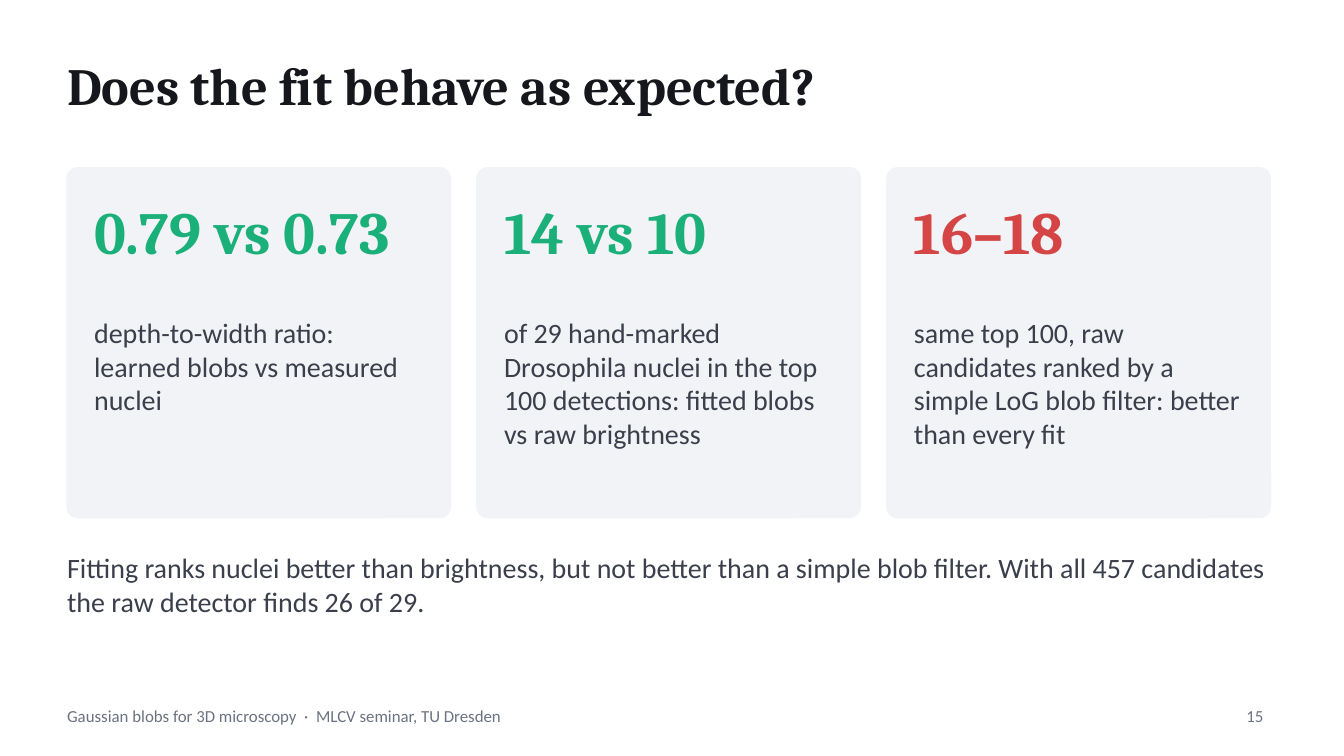
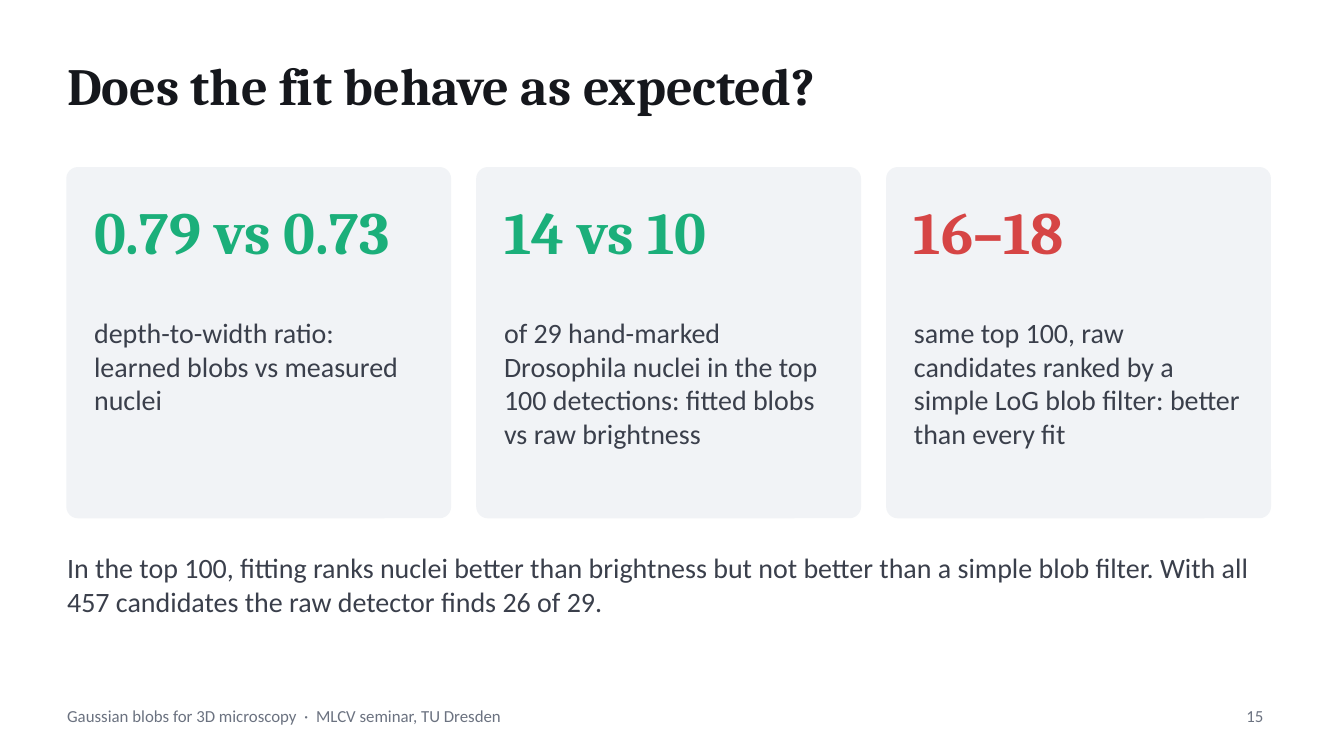
Before and after one commit to asadrizvi64/DeepLearning-Seminar-TeamProject, a slide deck: slide 15 of Gaussian_Blobs_Microscopy_v3.pptx. Drawn at 1344x756 pixels with LibreOffice and Linux fonts; fonts in the diff are those of the drawing. Boxes give left, top, right and bottom in pixels: in the first picture for what was removed or moved away, otherwise in the second. Text is boxed around its words. In the diff, an @@ line names an element or a change of style, - is before the commit and + after.

```diff
--- a/Gaussian_Blobs_Microscopy_v3.pptx
+++ b/Gaussian_Blobs_Microscopy_v3.pptx
@@ text at (67, 558, 1248, 612): text changed @@
-Fitting ranks nuclei better than brightness, but not better than a simple blob filter. With all 457 candidates the raw detector finds 26 of 29.
+In the top 100, fitting ranks nuclei better than brightness but not better than a simple blob filter. With all 457 candidates the raw detector finds 26 of 29.
```
Also in this commit, not shown: 3 other slides changed, 8 other files.
